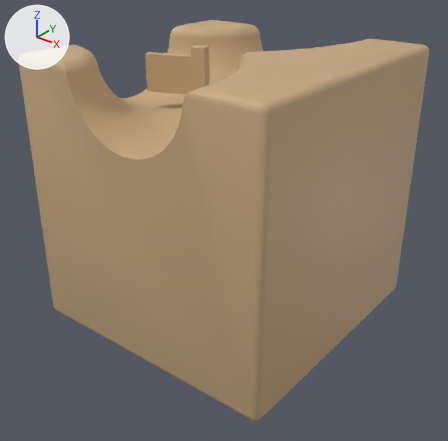
An edit to the Blender file assets-source/kit/mech_splitter_l3/mech_splitter_l3_low.blend, drawn before and after from the same camera.
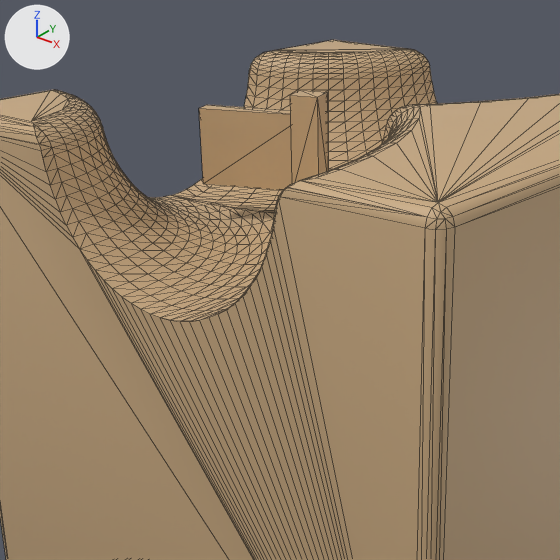
Old and new are each drawn whole from a camera (50 mm lens) standing at (0.0776, -0.099, 0.0826) and looking at (0.001, -0.0034, 0.0232) and again close up on the part from 10% to 72% of the width and 0% to 63% of the height. Arrows for +X, +Y and +Z are at upper left; the lights stay in place. The older version's two pictures come first. The close-ups show mesh edges as thin lines. Objects named as collision shapes, trigger or cutter boxes, shadow casters or lower levels of detail are left out.

In view in the first close-up: 'anim_flap_lod0', 'mech_splitter_l3_lod0'.
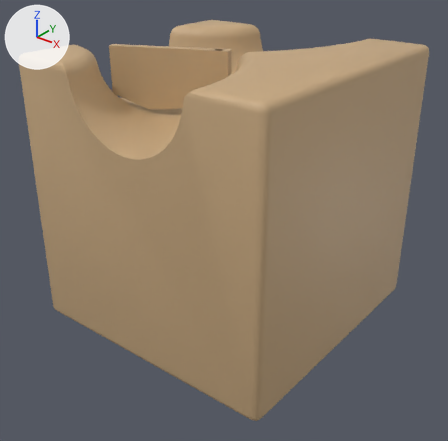
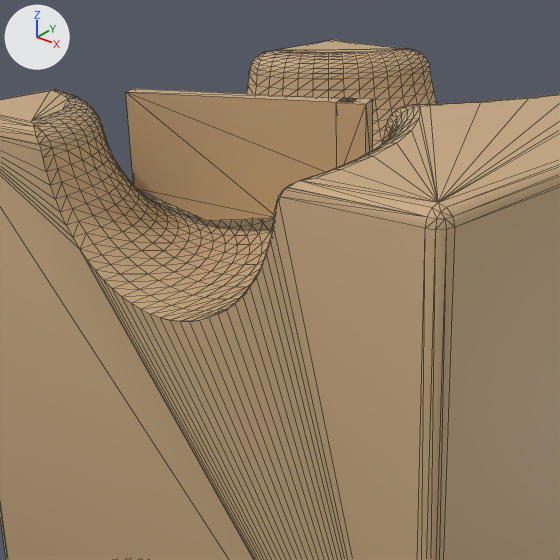
ob_anim_flap is not drawn itself; it is the parent of ob_anim_flap_lod0, ob_anim_flap_lod1, ob_anim_flap_lod2.

Where the change shows, as pixel boxes [x1, y1, x2, y2] in the close-ups (560 x 560 px; the box of a moved part takes in the faces that stretch with it):
'anim_flap_lod0', reshaped, moved, turned: before [199, 90, 329, 191]; after [126, 89, 373, 221]
part 1 of me_anim_flap_lod0, rebuilt: before [199, 105, 292, 191]; after [126, 89, 356, 221]
part 2 of me_anim_flap_lod0, moved or reshaped: before [290, 92, 329, 184]; after [336, 99, 373, 167]

The change, as a diff of the scene's bpy script:
```diff
--- a/assets-source/kit/mech_splitter_l3/mech_splitter_l3_low.blend.py
+++ b/assets-source/kit/mech_splitter_l3/mech_splitter_l3_low.blend.py
@@ me_anim_flap_lod0 @@
 # used by ob_anim_flap_lod0; parent = ob_anim_flap; location = (0.0, 0.0, 0.0)
 # verts and faces of me_anim_flap_lod0; kept vertices keep their numbers, new ones are numbered from 16
 # before: 8 (-0.0015, 0.0015, 0.004), 9 (-0.0015, -0.0015, 0.004), 12 (0.0015, 0.0015, 0.004), 13 (0.0015, -0.0015, 0.004)
-me_anim_flap_lod0.from_pydata(...)  # 16 vertices, 24 faces; spans x -0.012..0.0015, y -0.0015..0.0015, z 0.004..0.014
+me_anim_flap_lod0.from_pydata(...)  # 20 vertices, 32 faces; spans x -0.024..0.0015, y -0.0015..0.0015, z 0.001..0.014
+# me_anim_flap_lod0 part 1: the loose piece of 8 vertices spanning x -0.012..0.0, y -0.001..0.001, z 0.004..0.012 is rebuilt with 12 vertices and now spans x -0.024..0.0, y -0.001..0.001, z 0.001..0.014
+# me_anim_flap_lod0 part 2
+for i in [8, 9, 12, 13]: verts[i] += (0.0, 0.0, 0.002)
 me_anim_flap_lod0.materials.append(mat_wood_placeholder)
@@ ob_anim_flap @@
 ob_anim_flap.parent = ob_mech_splitter_l3
-ob_anim_flap.location = (-0.008, 0.0, 0.045)
-ob_anim_flap.rotation_euler = (0.0, 0.0, 0.349)  # degrees (0, 0, 20)
+ob_anim_flap.location = (-0.002, 0.0, 0.045)
+ob_anim_flap.rotation_euler = (0.0, 0.0, 0.436)  # degrees (0, 0, 25)
```
